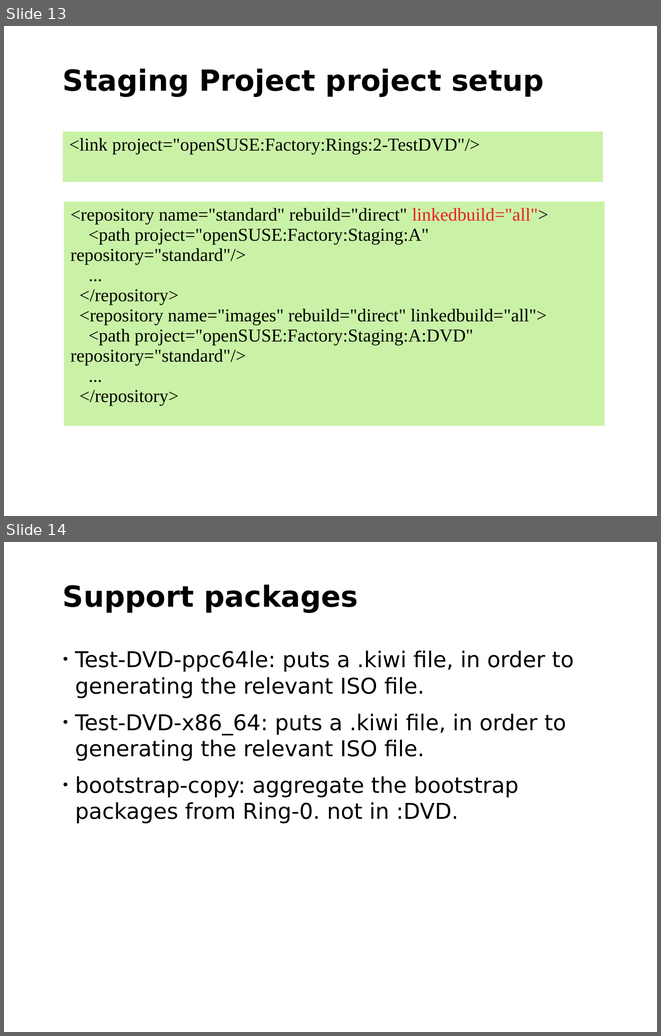
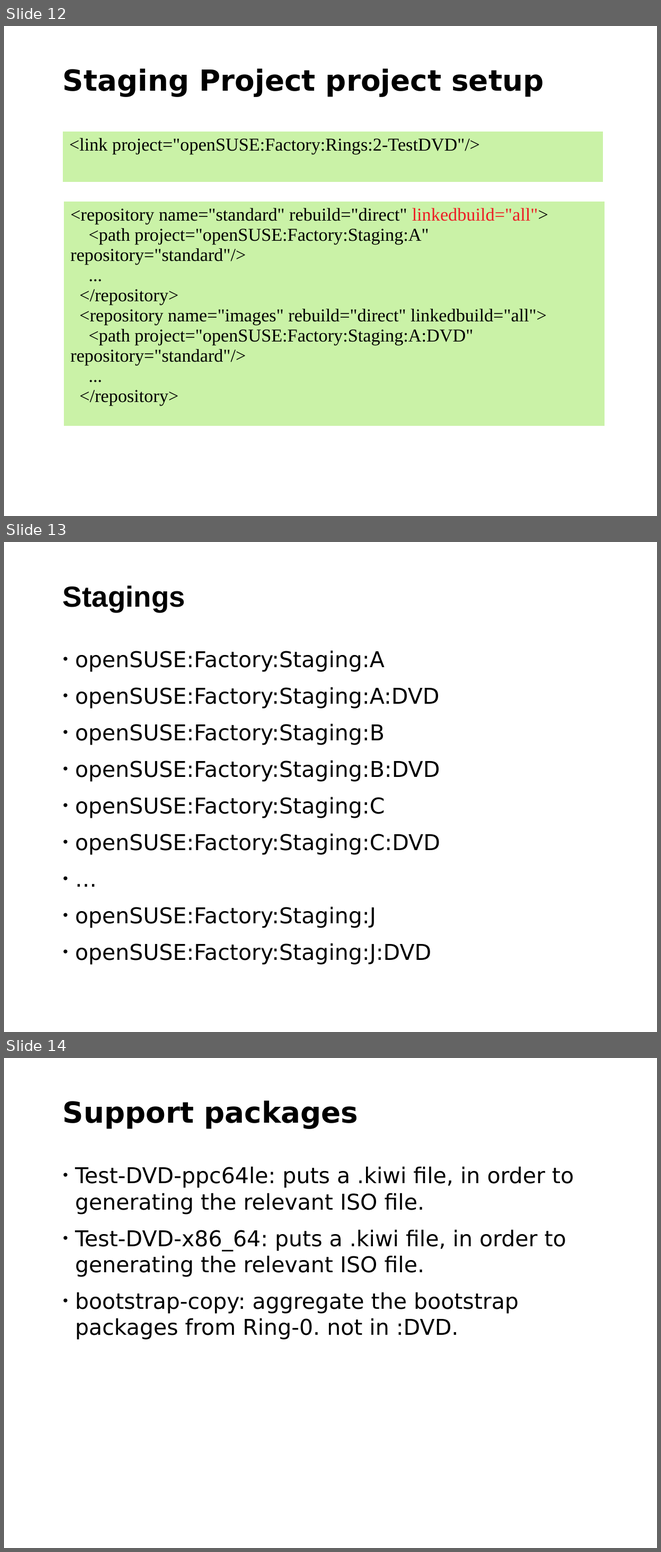
Before and after one commit to nilxam/labsconf_2015, a slide deck: labsconf_2015.odp. Shown one above the other, each under a label of ours: slides 13 and 14 before the commit, slides 12, 13 and 14 after it. The pictures are 661x1036 and 661x1552 pixels, drawn with LibreOffice and Linux fonts; fonts in the diff are those of the drawing; background and template pictures are left out. Boxes give left, top, right and bottom in pixels: in the first picture for what was removed or moved away, otherwise in the second. Text is boxed around its words. In the diff, an @@ line names an element or a change of style, - is before the commit and + after.

```diff
--- a/labsconf_2015.odp
+++ b/labsconf_2015.odp
@@ slide 13 added at box(4, 542, 657, 1032), background #FFFFFF; not listed: 1 template element that a slide beside it also shows @@
@@ title added at box(63, 585, 185, 612), 32 pt, text #000000, bold @@
+Stagings
@@ text added at box(75, 650, 440, 964), 24 pt, text #000000 @@
+• openSUSE:Factory:Staging:A
+• openSUSE:Factory:Staging:A:DVD
+• openSUSE:Factory:Staging:B
+• openSUSE:Factory:Staging:B:DVD
+• openSUSE:Factory:Staging:C
+• openSUSE:Factory:Staging:C:DVD
+• …
+• openSUSE:Factory:Staging:J
+• openSUSE:Factory:Staging:J:DVD
@@ what was slide 13 is now slide 12 @@
```
Also in this commit, not shown: 4 slides changed, 1 slide removed, 1 other file.
